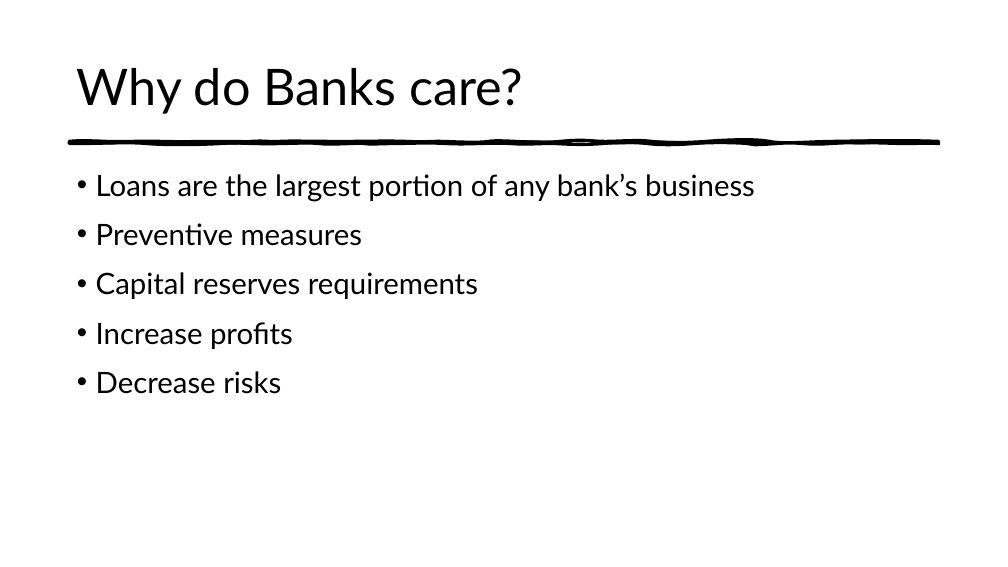
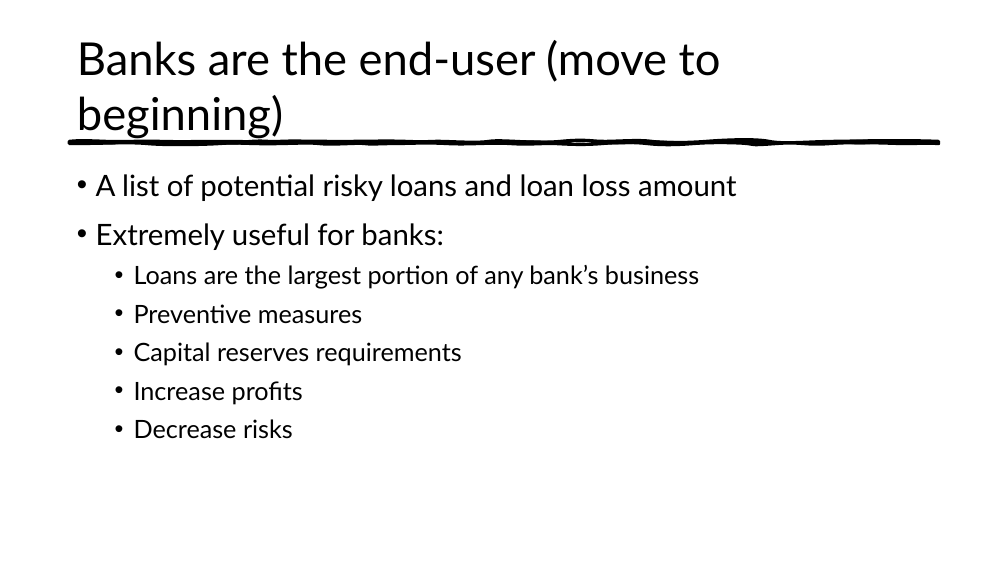
Before and after one commit to mdominguez2010/Loan-Loss, a slide deck: slide 8 of presentation/mvp .pptx (slide 7 before the commit). Drawn at 1008x567 pixels with LibreOffice and Linux fonts; fonts in the diff are those of the drawing. Boxes give left, top, right and bottom in pixels: in the first picture for what was removed or moved away, otherwise in the second. Text is boxed around its words. In the diff, an @@ line names an element or a change of style, - is before the commit and + after.

```diff
--- a/presentation/mvp .pptx
+++ b/presentation/mvp .pptx
@@ title at [77,40,721,139]: text changed; size 48 to 43.2 pt @@
-Why do Banks care?
+Banks are the end-user (move to beginning)
@@ text at [96,174,736,250]: paragraphs added @@
+• A list of potential risky loans and loan loss amount
+• Extremely useful for banks:
@@ text at [134,265,699,439]: size 28 to 24 pt in "Loans are the largest portion of any ...", "Preventive measures", "Capital reserves requirements", "Increase profits" and 1 more places; list level 1 to 2 in "Loans are the largest portion ..."; list level 1 to 2 in "Preventive measures"; list level 1 to 2 in "Capital reserves requirements"; list level 1 to 2 in "Increase profits"; list level 1 to 2 in "Decrease risks" @@
```
Also in this commit, not shown: 7 other slides changed, 2 slides added, 1 slide removed, 1 other file.
